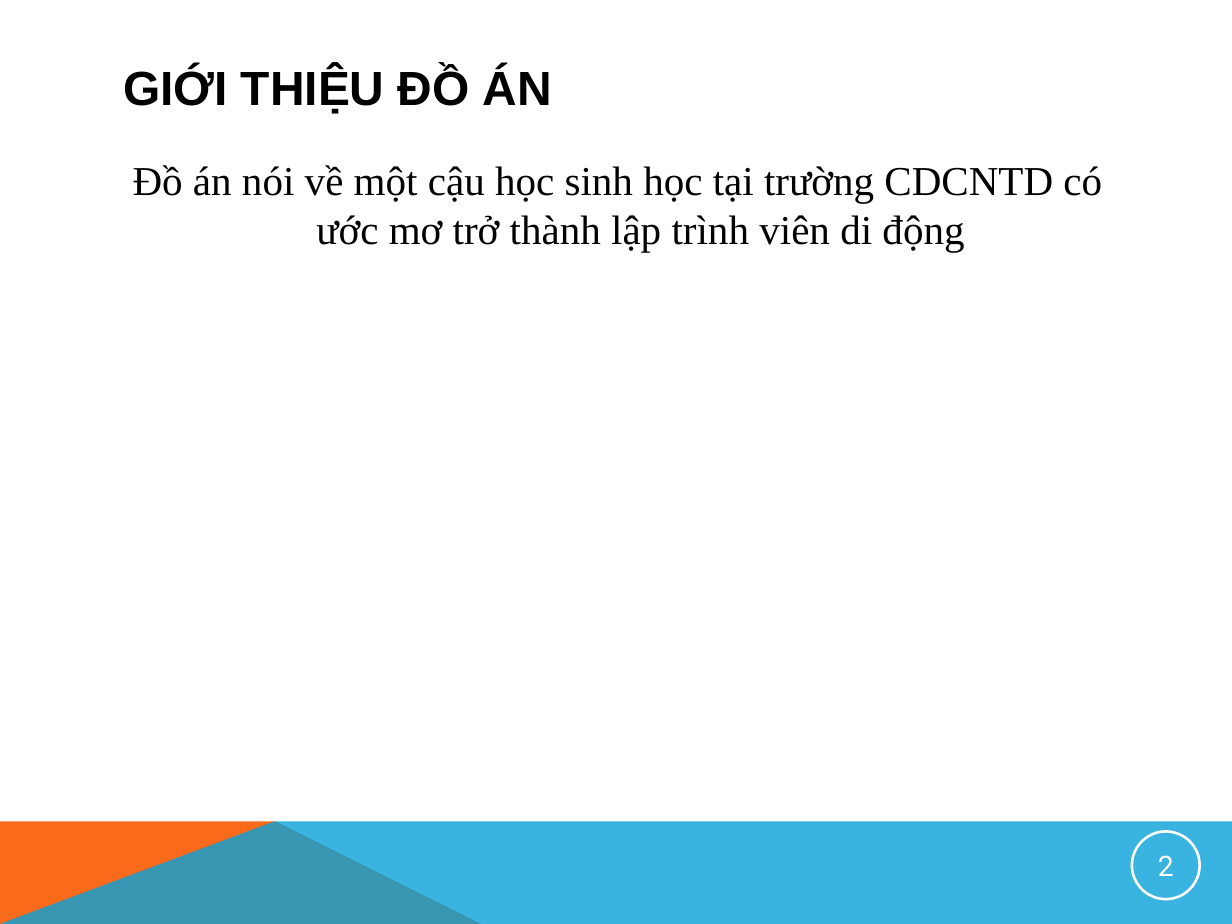
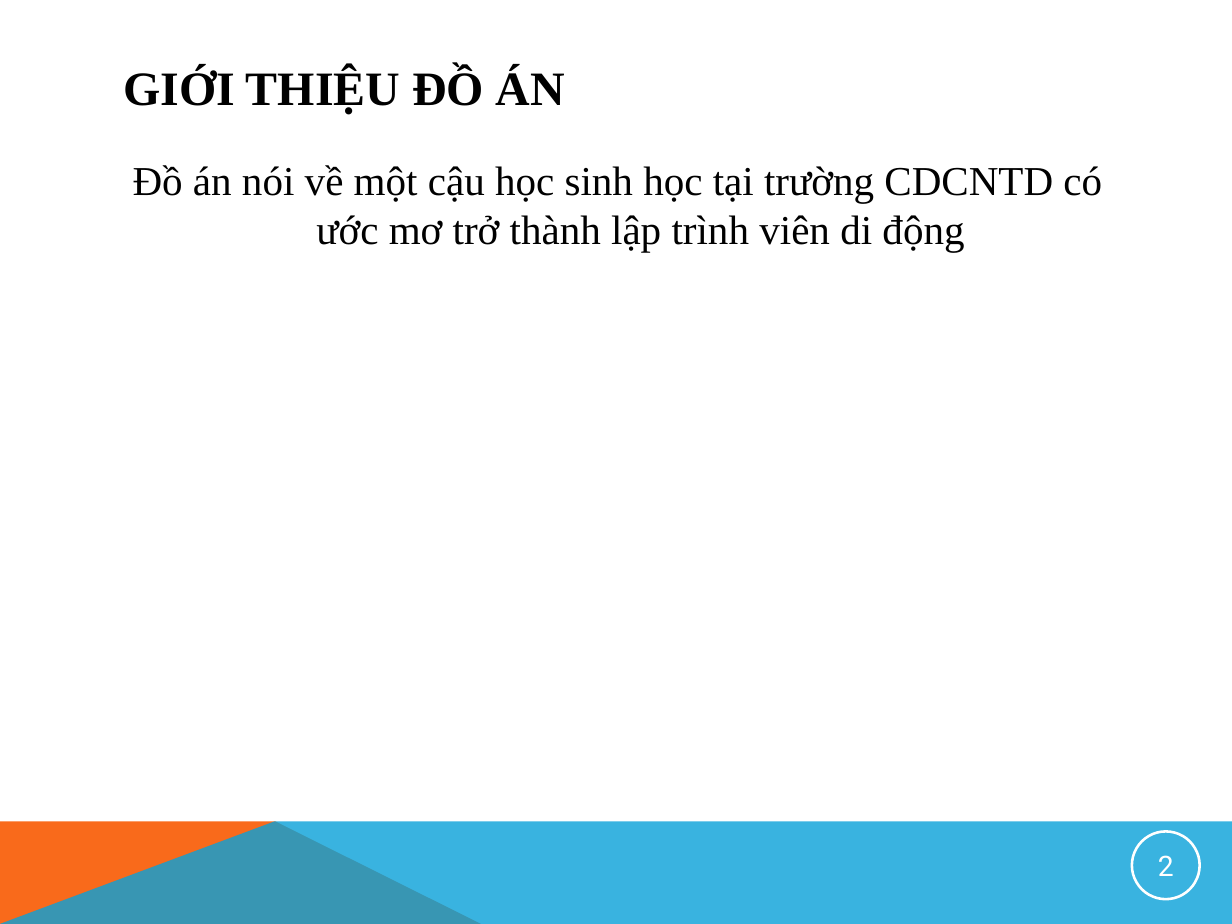
Before and after one commit to HoshikiShiro/Nhom4, a slide deck: slide 2 of Nhom4.pptx. Drawn at 1232x924 pixels with LibreOffice and Linux fonts; fonts in the diff are those of the drawing; background and template pictures are left out. Boxes give left, top, right and bottom in pixels: in the first picture for what was removed or moved away, otherwise in the second. Text is boxed around its words. In the diff, an @@ line names an element or a change of style, - is before the commit and + after.

```diff
--- a/Nhom4.pptx
+++ b/Nhom4.pptx
@@ title "GIỚI THIỆU ĐỒ ÁN" at bbox=[111, 49, 1124, 123]: font Arial to Times New Roman @@
```
Also in this commit, not shown: 6 other slides changed.
